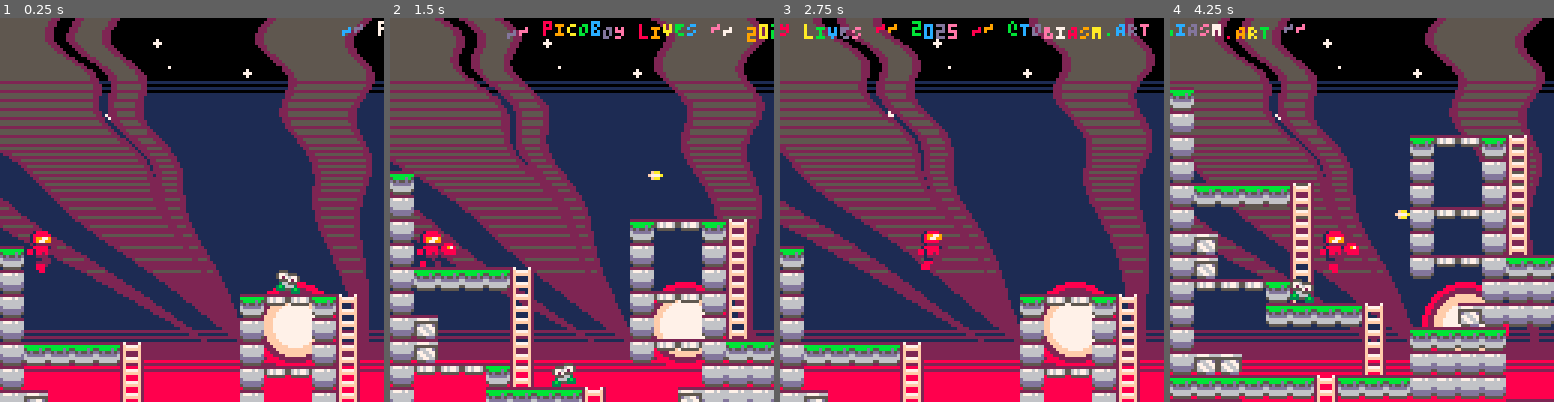
Above: before the commit, frames 1-4 (left to right).
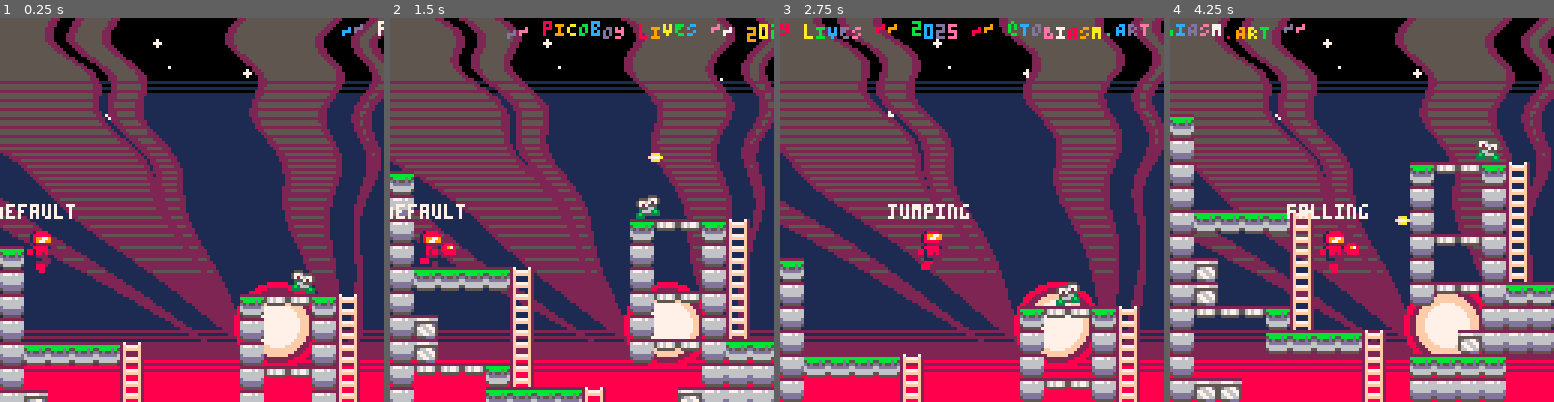
Above: after the commit, the same moments.

Repository: whckmstrjck/picoboy
Game: PICO-8 cartridge picoboy.p8
Two runs of this game, one before a commit and one after it. Both use one fixed random seed, a clock stepped at 60 frames per second and the inputs below.
Inputs:
- Up to frame 1 (0.25 s): no input
- Up to frame 2 (1.5 s): tap X (X key) at 0.33, 1.07 s; tap O (Z key) at 0.7 s
- Up to frame 3 (2.75 s): hold Right 1.6-2.1 s; tap O (Z key) at 1.7, 2.1, 2.5 s; tap X (X key) at 1.85 s; hold Up 2.15-2.42 s; hold Right from 2.47 s (still down)
- Up to frame 4 (4.25 s): tap O (Z key) every 0.4 s from 2.9 to 4.1 s; tap X (X key) at 2.97, 4.08 s; release Right at 3.03 s; hold Left 3.08-3.58 s; hold Down 3.63-3.97 s; hold Right from 4.02 s (still down)

The runs differ from the first frame. In frame 1, 16% of the frame differs, in the area x 0-100%, y 0-91%; in frame 2, 14%; in frame 3, 25%; in frame 4, 41%, in the area x 0-100%, y 0-100%.

Commit message:
Player state (#1)
* Turn lil-bot on edge

* Sky tweak, readme

* Lilbot should never start with negative speed, use flipped

* Add state idea to player

* Somewhat working player states

* Fix entering climbing state and semisolids, cleanup

Diff:
--- a/lua/classes/actor.lua
+++ b/lua/classes/actor.lua
@@ -111,7 +111,11 @@
       end
     end
 
-    return new_y, new_vy, hit
+    if vy > 0 then
+      return new_y, new_vy, hit
+    else
+      return new_y, new_vy, nil
+    end
   end,
 
   -- drawing
--- a/lua/classes/enemies/lil-bot.lua
+++ b/lua/classes/enemies/lil-bot.lua
@@ -1,16 +1,37 @@
 LilBot = Actor:new({
-  speed = -0.5,
+  width = 6,
+  height = 7,
+  spr_offset = { default = { x = -1, y = -1 }, flipped = { x = -1, y = -1 } },
+  speed = 0.2,
+  flipped = true,
   update = function(_ENV)
-    vx = flipped and -speed or speed
     vy = min(vy + gravity, vy_max)
 
-    x, vx = collide_x(_ENV)
+    local x_hit = nil
+    x, vx, x_hit = collide_x(_ENV)
     y, vy, grounded = collide_y(_ENV)
+    local falling_off = check_edge(_ENV)
+
+    if x_hit or falling_off then
+      flipped = not flipped
+    end
+
+    vx = flipped and -speed or speed
 
     x += vx
     y += vy
   end,
+  check_edge = function(_ENV)
+    local cel_x = flr((x + (flipped and -1 or (width + 7))) / 8)
+    local cel_y = flr((y + height + 2) / 8)
+
+    if fget(mget(cel_x, cel_y), 0) or fget(mget(cel_x, cel_y), 2) then
+      return false
+    end
+
+    return true
+  end,
   draw = function(_ENV)
-    spr(64, x, y, 1, 1, t() % 1 < .5)
+    draw_spr(_ENV, 64, { flipped = t() % 1 < .5 })
   end
 })
--- a/lua/classes/player.lua
+++ b/lua/classes/player.lua
@@ -1,15 +1,16 @@
 Player = Actor:new({
+  state = 'default', -- default, jumping, falling, climbing
+
   x = 10,
   y = -15,
+  width = 5,
+  height = 11,
 
   speed = .8,
-  jump_force = 2.6,
+  jump_force = 3,
   climbing = false,
   climbing_y = 0,
   climbing_speed = 0.5,
-
-  width = 5,
-  height = 11,
 
   shooting = 0,
   shooting_dur = 26,
@@ -25,110 +26,159 @@
     return _ENV
   end,
 
+  set_state = function(_ENV, new_state)
+    if state == new_state then return end
+
+    if new_state == 'jumping' then
+      vy = -jump_force
+      grounded = false
+    end
+
+    if new_state == 'climbing' then
+      if grounded == 'ladder' then
+        local ladder_x
+
+        for i = 1.5, width, 1.5 do
+          local cel_x = flr((x + i) / 8)
+          local cel_y = flr((y + height) / 8)
+          if fget(mget(cel_x, cel_y), 3) then
+            ladder_x = cel_x * 8
+            break
+          end
+        end
+
+        y += 3
+        x = ladder_x + 1.5
+      else
+        y -= 2
+        x = flr((x + width / 2) / 8) * 8 + 1.5
+      end
+
+      spr_size = { x = 1, y = 2 }
+      vy = 0
+      grounded = nil
+    end
+
+    if new_state == 'falling' then
+      if state == 'climbing' then
+        y -= 1 -- fix later, avoids colliding
+        spr_size = { x = 2, y = 2 }
+      end
+    end
+
+    state = new_state
+  end,
+
   update = function(_ENV)
-    move(_ENV)
+    if state == 'default' then
+      state_default(_ENV)
+    elseif state == 'climbing' then
+      state_climbing(_ENV)
+    elseif state == 'jumping' then
+      state_jumping(_ENV)
+    elseif state == 'falling' then
+      state_falling(_ENV)
+    end
+
     shoot(_ENV)
   end,
 
-  -- move method
-  move = function(_ENV)
-    if climbing then
-      if btn(⬅️) then
-        if not flipped then
-          shooting = 0
-        end
-        flipped = true
-      end
-      if btn(➡️) then
-        if flipped then
-          shooting = 0
-        end
-        flipped = false
-      end
-
-      if btnp(🅾️) and not btn(⬆️) then
-        climbing = false
-        spr_size = { x = 2, y = 2 }
-        return
-      end
-
-      if shooting == 0 then
-        if btn(⬆️) then
-          y -= climbing_speed
-        elseif btn(⬇️) then
-          y += climbing_speed
-        end
-      end
-
-      if not fget(mget((x + width / 2) / 8, (y + height) / 8), 3) then
-        climbing = false
-        spr_size = { x = 2, y = 2 }
-        if flipped then
-          x += 1
-        end
-      end
-
+  -- DEFAULT STATE
+  state_default = function(_ENV)
+    if btnp(🅾️) then
+      if btn(⬇️) and grounded == 'semisolid' then
+        y += 2
+      else
+        set_state(_ENV, 'jumping')
+      end
+    end
+
+    if try_climb_up(_ENV) or try_climb_down(_ENV) then
+      set_state(_ENV, 'climbing')
       return
     end
 
+    apply_move_and_collide(_ENV)
+  end,
+
+  -- CLIMBING STATE
+  state_climbing = function(_ENV)
+    if btn(⬅️) then
+      if not flipped then
+        shooting = 0
+      end
+      flipped = true
+    end
+
+    if btn(➡️) then
+      if flipped then
+        shooting = 0
+      end
+      flipped = false
+    end
+
+    if shooting == 0 then
+      if btn(⬆️) then
+        y -= climbing_speed
+      elseif btn(⬇️) then
+        y += climbing_speed
+      end
+    end
+
+    if btnp(🅾️) and not btn(⬆️) then
+      set_state(_ENV, 'falling')
+      return
+    end
+
+    if not fget(mget((x + width / 2) / 8, (y + height - 1) / 8), 3) then
+      set_state(_ENV, 'falling')
+    end
+  end,
+
+  -- JUMPING STATE
+  state_jumping = function(_ENV)
+    if try_climb_up(_ENV) then
+      set_state(_ENV, 'climbing')
+      return
+    end
+
+    if vy >= 0 then
+      set_state(_ENV, 'falling')
+      if grounded then
+        set_state(_ENV, 'default')
+      else
+      end
+    end
+
+    apply_move_and_collide(_ENV)
+  end,
+
+  -- FALLING STATE
+  state_falling = function(_ENV)
+    if try_climb_up(_ENV) then
+      set_state(_ENV, 'climbing')
+      return
+    end
+
+    if grounded then
+      set_state(_ENV, 'default')
+    end
+
+    apply_move_and_collide(_ENV)
+  end,
+
+  apply_move_and_collide = function(_ENV)
+    vx = 0
+
     vy = min(vy + gravity, vy_max)
-
-    if btnp(🅾️) and grounded then
-      if btn(⬇️) and grounded == 'semisolid' then
-        -- jump through semisolid
-        y += 2
-      else
-        vy = -jump_force
-        grounded = false
-      end
-    end
-
-    if btn(⬆️) and fget(mget((x + width / 2) / 8, (y + 2) / 8), 3) then
-      climbing = true
-      spr_size = { x = 1, y = 2 }
-      y -= 2
-      x = flr((x + width / 2) / 8) * 8 + 1.5
-      vy = 0
-      return
-    end
-
-    if btn(⬇️) and grounded == 'ladder' then
-      spr_size = { x = 1, y = 2 }
-      grounded = nil
-      climbing = true
-
-      local ladder_x
-
-      for i = 1.5, width, 1.5 do
-        local cel_x = flr((x + i) / 8)
-        local cel_y = flr((y + height) / 8)
-
-        if fget(mget(cel_x, cel_y), 3) then
-          ladder_x = cel_x * 8
-          break
-        end
-      end
-
-      y += 3
-      G.log('Old x: ' .. x)
-      x = ladder_x + 1.5
-      G.log('Climbing at X: ' .. x)
-      vy = 0
-      return
-    end
-
-    vx = 0
-    walking = false
 
     if btn(⬅️) then
       vx = -speed
-      walking = true
       flipped = true
     end
 
     if btn(➡️) then
       vx = speed
-      walking = true
       flipped = false
     end
 
@@ -141,6 +191,12 @@
     if y > 260 then
       y = -100
     end
+  end,
+  try_climb_up = function(_ENV)
+    return btn(⬆️) and fget(mget((x + width / 2) / 8, (y + 2) / 8), 3)
+  end,
+  try_climb_down = function(_ENV)
+    return btn(⬇️) and grounded == 'ladder'
   end,
 
   -- shooting
@@ -215,7 +271,7 @@
       else
         spr_id = 12
       end
-    elseif walking then
+    else
       spr_id += flr((t() * 10 % 3 + 1)) * 2
     end
 
@@ -239,13 +295,15 @@
   draw = function(_ENV)
     draw_shots(_ENV)
 
-    if climbing then
+    if state == 'climbing' then
       draw_climbing(_ENV)
     else
       draw_default(_ENV)
     end
+
+    -- draw collider
     -- rect(x, y, x + width - 1, y + height - 1, 7)
-
+    print(state, x + width / 2 - (#state * 4 / 2), y - 10, 7)
     draw_cannon(_ENV)
   end
 })
--- a/lua/utils/fx/draw-sky.lua
+++ b/lua/utils/fx/draw-sky.lua
@@ -1,3 +1,10 @@
+draw_sun = function(x, y)
+  circfill(x, y, 14, 8)
+  circfill(x, y, 12, 2)
+  circfill(x, y, 10, 15)
+  circfill(x, y, 8 + sin(t()) * .9, 7)
+end
+
 draw_smoke_stack = function(pos, w_bottom, w_top, slant)
   for i = 128, 0, -1 do
     local t = (128 - i) / 128
@@ -63,7 +70,8 @@
   draw_smoke_stack(100, -5, 30, -200)
   draw_smoke_stack(100, -10, 70, -120)
   draw_smoke_stack(90, 0, 10, -60)
-  draw_smoke_stack(124, -5, 30, -20)
+  draw_smoke_stack(114, -5, 30, -20)
+  draw_smoke_stack(116, -5, 5, 10)
 
   -- for i = 128, 0, -1 do
   --   line(
@@ -106,8 +114,5 @@
   rectfill(0, 118, 128, 128, 8)
 
   -- sun
-  circfill(98, 102, 14, 8)
-  circfill(98, 102, 12, 2)
-  circfill(98, 102, 10, 15)
-  circfill(98, 102, 8 + sin(t()) * .9, 7)
+  draw_sun(92, 102)
 end
Not shown, changed: readme.md
